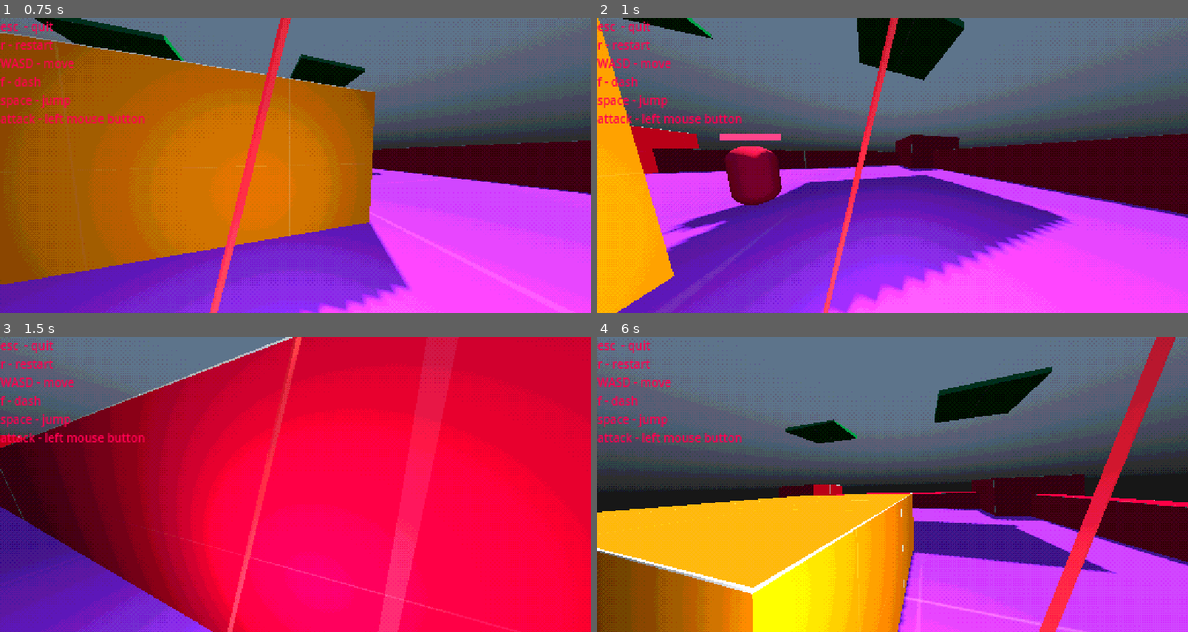
Above: before the commit, frames 1-4 (two rows, left to right).
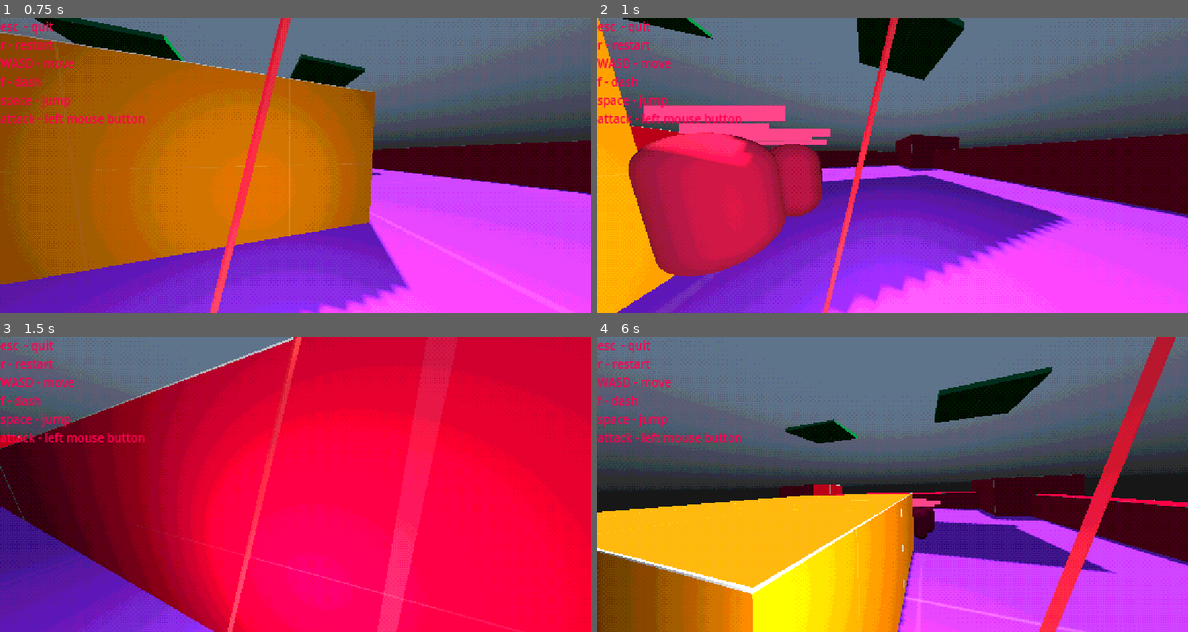
Above: after the commit, the same moments.

Repository: aru24sin/Blade
Game: Godot game, scene res://src/world/postprocessing.tscn
Same seed, same stepped clock (60 frames per second), same inputs: the game is played once before the commit and once after it. The engine's default icon, where the game draws it, is replaced by a stand-in: a white triangle on a blue panel in a dark square.
Inputs (mouse positions are in pixels of both pictures, inside the frame that each line leads up to):
- Up to frame 1 (0.75 s): tap Enter at 0.5 s; move the mouse to (325, 165) at 0.52 s; hold Up (ui_up) from 0.53 s (still down); tap E (block) at 0.6 s
- Up to frame 2 (1 s): keep holding Up (ui_up); tap F (f) at 0.8 s
- Up to frame 3 (1.5 s): keep holding Up (ui_up); move the mouse to (265, 484) at 1.27 s; tap F (f) at 1.35 s
- Up to frame 4 (6 s): tap R (r) at 1.55, 2.1, 3.8, 5.1 s; move the mouse to (904, 478) at 2.02 s; tap E (block) at 2.3, 3.6, 4.55 s; move the mouse to (886, 490) at 2.77 s; click (886, 490) at 2.85 s; tap F (f) at 3.05, 4.35, 5.3 s; move the mouse to (933, 487) at 3.52 s; move the mouse to (845, 481) at 4.27 s; move the mouse to (898, 484) at 5.02 s; move the mouse to (868, 478) at 5.77 s; release Up (ui_up) at 5.78 s; hold Right (ui_right) from 5.78 s (still down); tap Space (space) at 5.85 s

Frame 1 is identical in both runs. In frame 2, 14% of the frame differs, in the area x 5-40%, y 29-88%; in frame 3, 0.7%; in frame 4, 0.4%.

Commit message:
Added more enemies to analyze horde behavior

Diff:
--- a/src/player/player3d.tscn
+++ b/src/player/player3d.tscn
@@ -61,6 +61,33 @@
 "values": [Vector3(0.00849075, 2.0531, 0.0474959)]
 }
 
+[sub_resource type="Animation" id="Animation_2n71d"]
+resource_name = "block"
+tracks/0/type = "value"
+tracks/0/imported = false
+tracks/0/enabled = true
+tracks/0/path = NodePath("head/CSGMesh3D:position")
+tracks/0/interp = 1
+tracks/0/loop_wrap = true
+tracks/0/keys = {
+"times": PackedFloat32Array(0.2),
+"transitions": PackedFloat32Array(1),
+"update": 0,
+"values": [Vector3(-0.194048, 0.440466, -0.400071)]
+}
+tracks/1/type = "value"
+tracks/1/imported = false
+tracks/1/enabled = true
+tracks/1/path = NodePath("head/CSGMesh3D:scale")
+tracks/1/interp = 1
+tracks/1/loop_wrap = true
+tracks/1/keys = {
+"times": PackedFloat32Array(0.2),
+"transitions": PackedFloat32Array(1),
+"update": 0,
+"values": [Vector3(0.00849075, 2.0531, 0.0474959)]
+}
+
 [sub_resource type="Animation" id="Animation_3up5k"]
 resource_name = "camera_fov"
 length = 0.8
@@ -147,33 +174,6 @@
 "transitions": PackedFloat32Array(1, 1, 1),
 "update": 0,
 "values": [Vector3(-0.659747, 2.93863, -2.13913), Vector3(0.0105456, -0.00138643, 1.96931), Vector3(0.24608, -1.04919, 0.489252)]
-}
-
-[sub_resource type="Animation" id="Animation_2n71d"]
-resource_name = "block"
-tracks/0/type = "value"
-tracks/0/imported = false
-tracks/0/enabled = true
-tracks/0/path = NodePath("head/CSGMesh3D:position")
-tracks/0/interp = 1
-tracks/0/loop_wrap = true
-tracks/0/keys = {
-"times": PackedFloat32Array(0.2),
-"transitions": PackedFloat32Array(1),
-"update": 0,
-"values": [Vector3(-0.194048, 0.440466, -0.400071)]
-}
-tracks/1/type = "value"
-tracks/1/imported = false
-tracks/1/enabled = true
-tracks/1/path = NodePath("head/CSGMesh3D:scale")
-tracks/1/interp = 1
-tracks/1/loop_wrap = true
-tracks/1/keys = {
-"times": PackedFloat32Array(0.2),
-"transitions": PackedFloat32Array(1),
-"update": 0,
-"values": [Vector3(0.00849075, 2.0531, 0.0474959)]
 }
 
 [sub_resource type="AnimationLibrary" id="AnimationLibrary_fruwa"]
@@ -215,7 +215,7 @@
 target_position = Vector3(0, 0, -1)
 
 [node name="CSGMesh3D" type="CSGMesh3D" parent="head"]
-transform = Transform3D(0.00814697, 0.56268, -0.00308756, -0.00233898, 1.97346, -0.000647482, 0.000498825, 0.0636215, 0.047391, 0.981446, 0.466701, -0.618038)
+transform = Transform3D(0.00814697, 0.562682, -0.00308756, -0.00233898, 1.97346, -0.000647482, 0.000498825, 0.0636217, 0.047391, 0.981446, 0.466701, -0.618038)
 mesh = SubResource("BoxMesh_ex6p7")
 material = SubResource("StandardMaterial3D_hhxvi")
 
--- a/src/world/World.tscn
+++ b/src/world/World.tscn
@@ -54,3 +54,36 @@
 
 [node name="enemy" parent="." instance=ExtResource("4_aemvq")]
 transform = Transform3D(1, 0, 0, 0, 1, 0, 0, 0, 1, 0, 1.63749, -10.3128)
+
+[node name="enemy2" parent="." instance=ExtResource("4_aemvq")]
+transform = Transform3D(1, 0, 0, 0, 1, 0, 0, 0, 1, 5, 1.63749, -10.3128)
+
+[node name="enemy3" parent="." instance=ExtResource("4_aemvq")]
+transform = Transform3D(1, 0, 0, 0, 1, 0, 0, 0, 1, -5, 1.63749, -10.3128)
+
+[node name="enemy4" parent="." instance=ExtResource("4_aemvq")]
+transform = Transform3D(1, 0, 0, 0, 1, 0, 0, 0, 1, 0, 1.63749, -12.3128)
+
+[node name="enemy5" parent="." instance=ExtResource("4_aemvq")]
+transform = Transform3D(1, 0, 0, 0, 1, 0, 0, 0, 1, -3, 1.63749, -12.3128)
+
+[node name="enemy6" parent="." instance=ExtResource("4_aemvq")]
+transform = Transform3D(1, 0, 0, 0, 1, 0, 0, 0, 1, 3, 1.63749, -12.3128)
+
+[node name="enemy7" parent="." instance=ExtResource("4_aemvq")]
+transform = Transform3D(1, 0, 0, 0, 1, 0, 0, 0, 1, 3, 1.63749, -10.3128)
+
+[node name="enemy8" parent="." instance=ExtResource("4_aemvq")]
+transform = Transform3D(1, 0, 0, 0, 1, 0, 0, 0, 1, -2, 1.63749, -10.3128)
+
+[node name="enemy9" parent="." instance=ExtResource("4_aemvq")]
+transform = Transform3D(1, 0, 0, 0, 1, 0, 0, 0, 1, -2, 1.63749, -8.3128)
+
+[node name="enemy10" parent="." instance=ExtResource("4_aemvq")]
+transform = Transform3D(1, 0, 0, 0, 1, 0, 0, 0, 1, 0, 1.63749, -8.3128)
+
+[node name="enemy11" parent="." instance=ExtResource("4_aemvq")]
+transform = Transform3D(1, 0, 0, 0, 1, 0, 0, 0, 1, 3, 1.63749, -8.3128)
+
+[node name="enemy12" parent="." instance=ExtResource("4_aemvq")]
+transform = Transform3D(1, 0, 0, 0, 1, 0, 0, 0, 1, -4, 1.63749, -8.3128)
